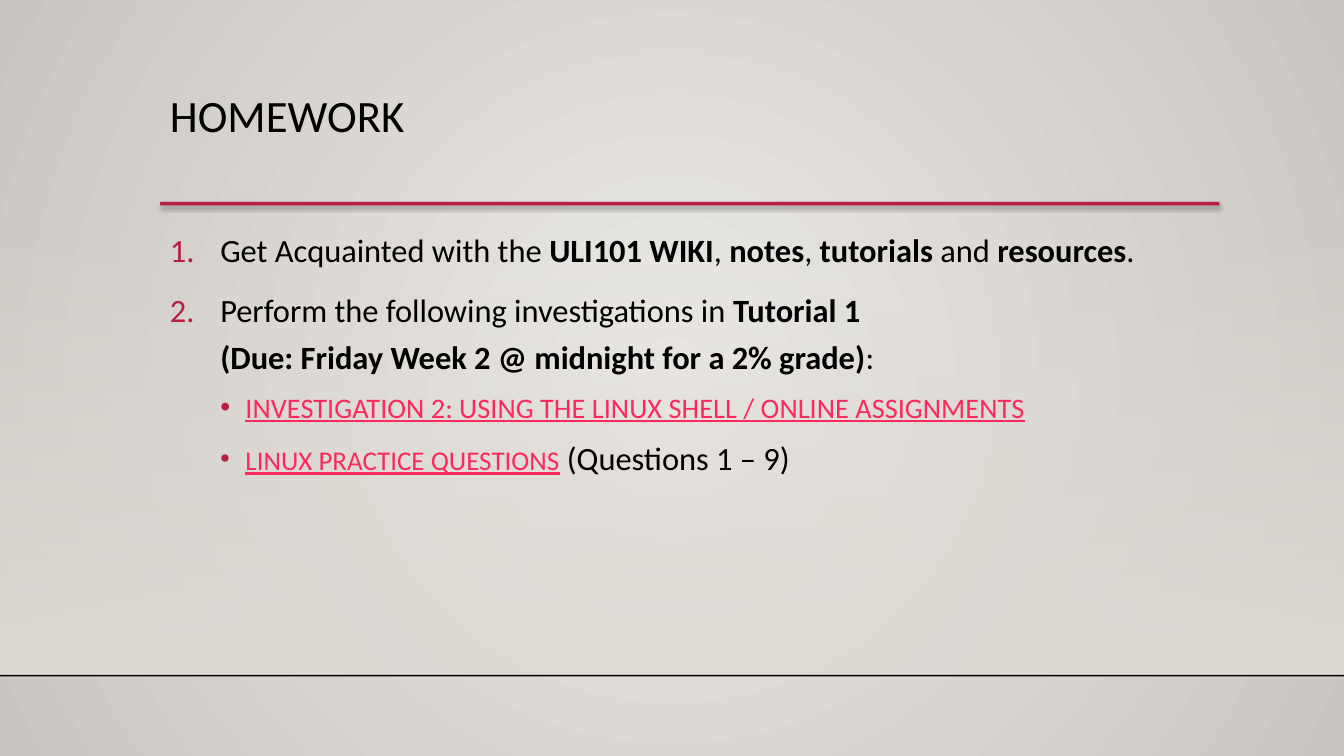
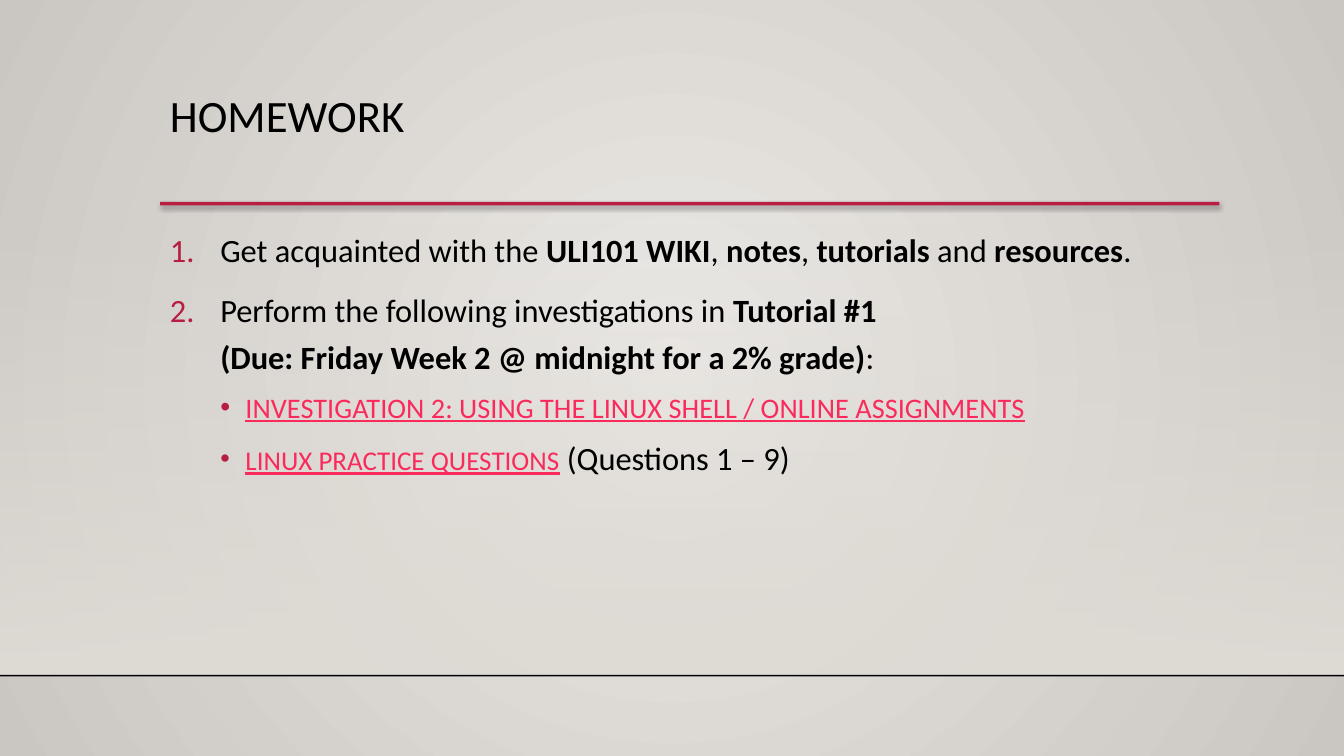
Before and after one commit to ULI101/slides, a slide deck: slide 14 of ULI101-1.2.pptx. Drawn at 1344x756 pixels with LibreOffice and Linux fonts; fonts in the diff are those of the drawing; background and template pictures are left out. Boxes give left, top, right and bottom in pixels: in the first picture for what was removed or moved away, otherwise in the second. Text is boxed around its words. In the diff, an @@ line names an element or a change of style, - is before the commit and + after.

```diff
--- a/ULI101-1.2.pptx
+++ b/ULI101-1.2.pptx
@@ text at (220, 239, 1131, 375): text changed @@
-1. Get Acquainted with the ULI101 WIKI, notes, tutorials and resources.
-2. Perform the following investigations in Tutorial 1
-   (Due: Friday Week 2 @ midnight for a 2% grade):
+1. Get acquainted with the ULI101 WIKI, notes, tutorials and resources.
+2. Perform the following investigations in Tutorial #1
+   (Due: Friday Week 2 @ midnight for a 2% grade):
```
Also in this commit, not shown: 5 other slides changed, 2 other files.
